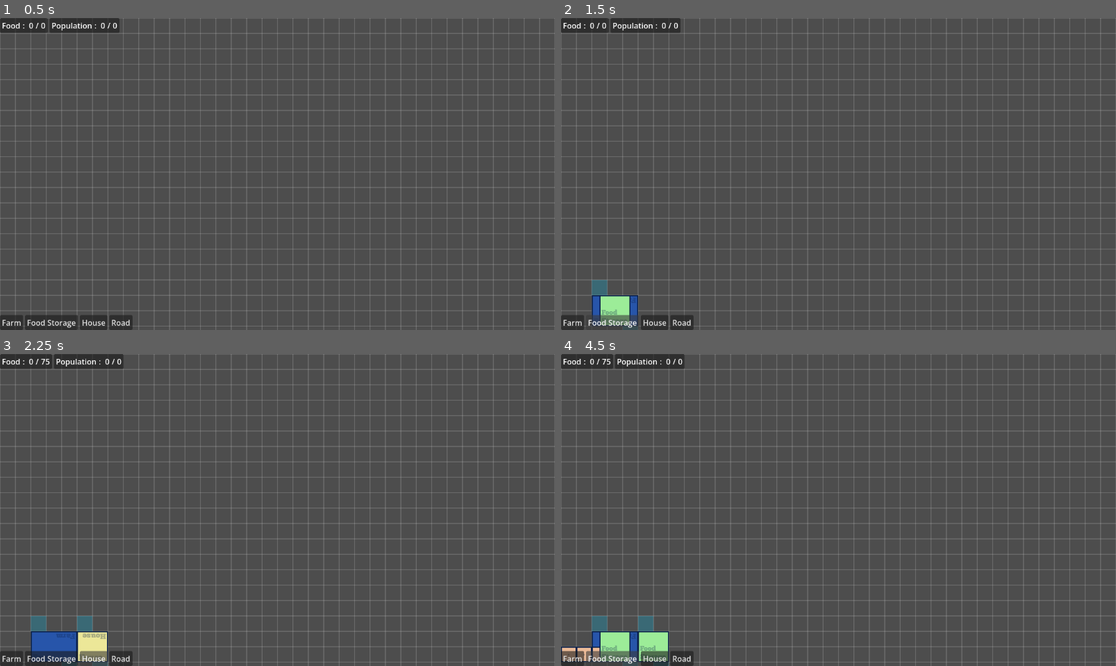
Above: before the commit, frames 1-4 (two rows, left to right).
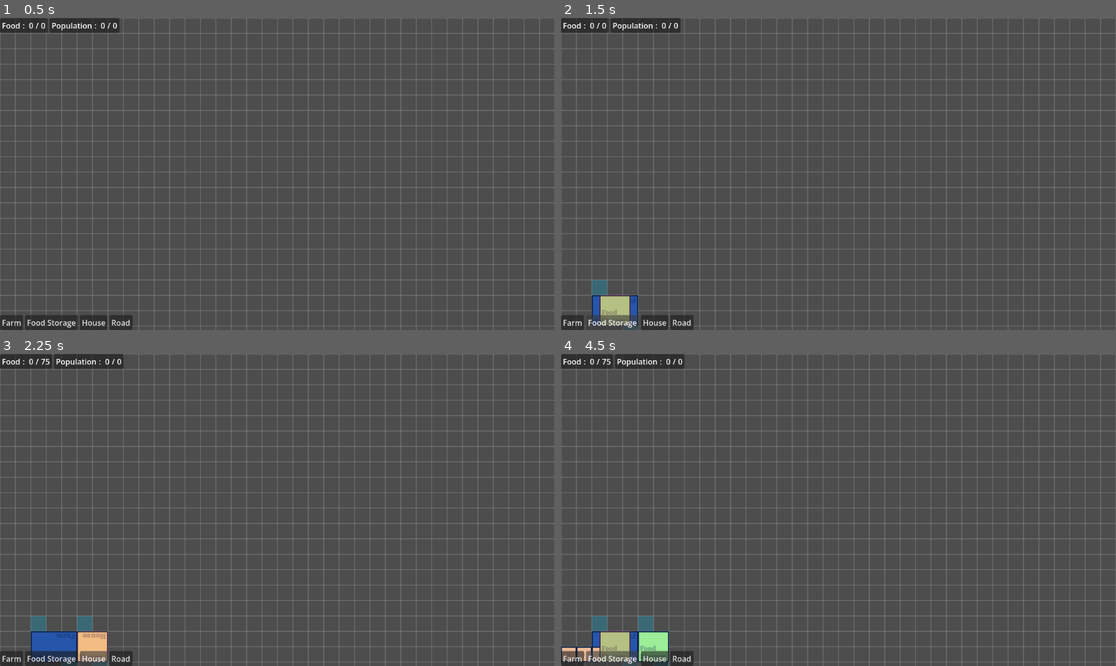
Above: after the commit, the same moments.

Repository: lacedon/western-town-sim
Game: Godot game, scene res://src/screens/game/game.tscn
Two runs of this game, one before a commit and one after it. Both use one fixed random seed, a clock stepped at 60 frames per second and the inputs below.
Inputs:
- Up to frame 1 (0.5 s): no input
- Up to frame 2 (1.5 s): click "Farm" at 0.5 s; click "Food Storage" at 1.25 s
- Up to frame 3 (2.25 s): click "House" at 2 s
- Up to frame 4 (4.5 s): click "Road" at 2.75 s; click "Farm" at 3.5 s; click "Food Storage" at 4.25 s

Frame 1 is identical in both runs. In frame 2, 0.4% of the frame differs, in the area x 6-13%, y 88-99%; in frame 3, 0.4%, in the area x 13-20%, y 88-99%; in frame 4, 0.4%.

Commit message:
Fix color for building ghost

Diff:
--- a/src/components/building/building.gd
+++ b/src/components/building/building.gd
@@ -109,6 +109,8 @@
 
 func updateColoring() -> void:
   match mode:
+    BuildingMode.builder:
+      coloringBlock.color = ModeColors.planingSuccess if canBePlaced() else ModeColors.planingError
     BuildingMode.planing:
       coloringBlock.color = ModeColors.planingSuccess if canBePlaced() else ModeColors.planingError
     _:
